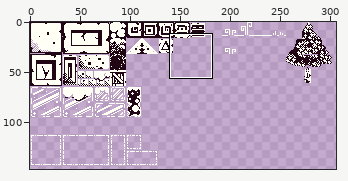
One commit to this sprite sheet: assets/img/tiles.png. Above, an overview of the earlier version with the close-up marked.
Close-up. As it was:
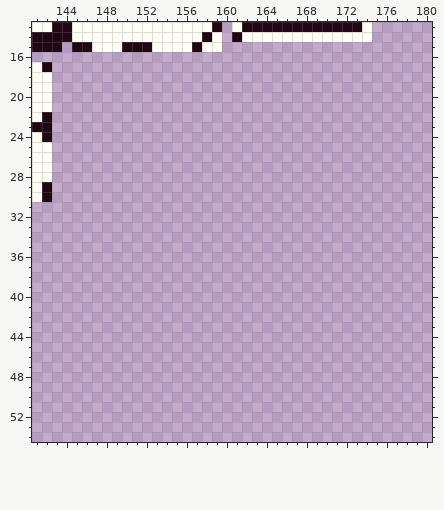
The file is 320x180 pixels. Shown: x 141..180, y 13..54. The wide view leaves out empty margins. The commit also changed other parts of the picture, which this record leaves out.
The result:
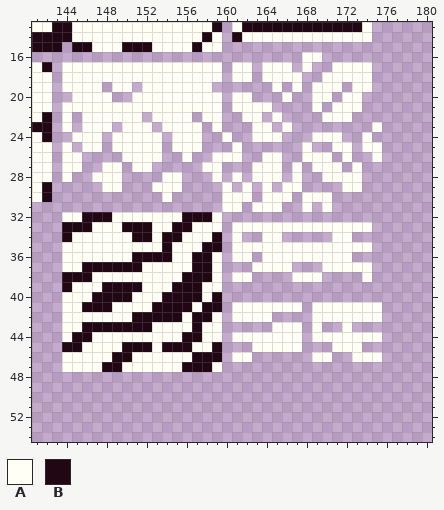
Palette (. is transparent): A #fffff5  B #210613
Edits made:
Changed rows in their new state; - is an unchanged pixel.
first column x 144:
16 ------------------------AA------
17 AAAAAAAAAAAAAAAA-AA-AAA-A--AAAA-
18 AAAAAAAAAAAAAAAA-AA-AAAA--AAAAA-
19 AAAA-AA-AAAAAAA------A-A-AAA-AA-
20 -AAAA--AAAAAAAAA-AA---A--AA-AA--
21 AAAAAAAAAAAAAAAA-AAAA----A-AAA--
22 A-AAAAAA-AAAA-AA--AA-A----AAA---
23 A-AAA-AAA-AAAA-A---AA-A--------A
24 -AAA-AAAAA-AAA--A--AAA---AAA--A-
25 A-AA-AAAAA-AAA---A------A--AA-AA
26 AA----AAAA--A--AAA--AA--AAA-A--A
27 AA--AA-AA-----AA---AAA-A-AAA-A--
28 A--AAA----AA---A-A-AAA-A--AAAA--
29 ----AA---AAA----A-A-A-AA----AA--
30 ----------A-----AAA-AAA-AAA-----
31 ----------------AA-AAA--A-A-----
32 AABBBAAAAAAABBBA----------------
33 BBBAAABBBAABBAAA-AAAAAAAAAAAAAA-
34 BAAAAAABBABBAAAB-A--AA-----AA---
35 AAAAAAAAAABAAABB-AAAAAAAAAAAAAA-
36 AAAAAAABBBBAABBA-AA-AAAAAAAAA---
37 AABBBBBBAAAAABBA---AAAA---AAAAA-
38 BBBAAAAAAAAABBBA-AA----AAA----A-
39 BAAABBBBAAABBBAA----------------
40 AAABBBBAAABBBBAB----------------
41 AABBBAAAABBBBABB-AAAAAAA-AAAAAAA
42 AAAAAAABBBBBABBA-AAAA----AAAAAAA
43 AABBBBBBBAAAABAA-----AAA-A--A---
44 ABBAAAAAAAAABBAA-AAAAAAA-AAAAAAA
45 BBAAAABBBABBBAAB---AAAAA---AAA--
46 AAAAABBAAAAAABBB-AA------AA--AAA
47 AAAABBAAAAAABBBA----------------
